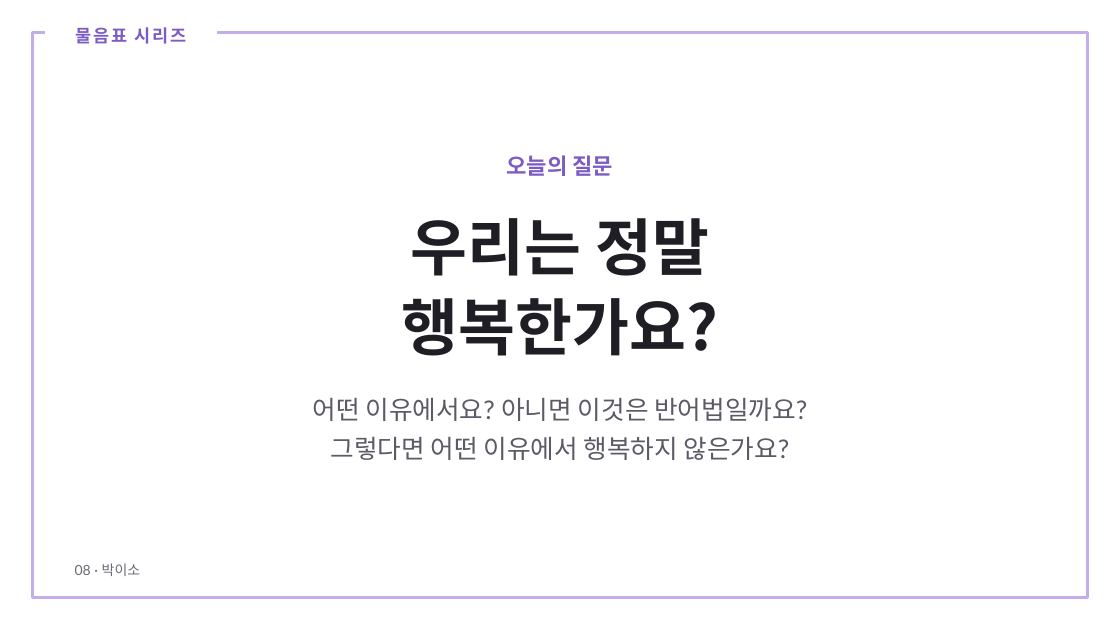
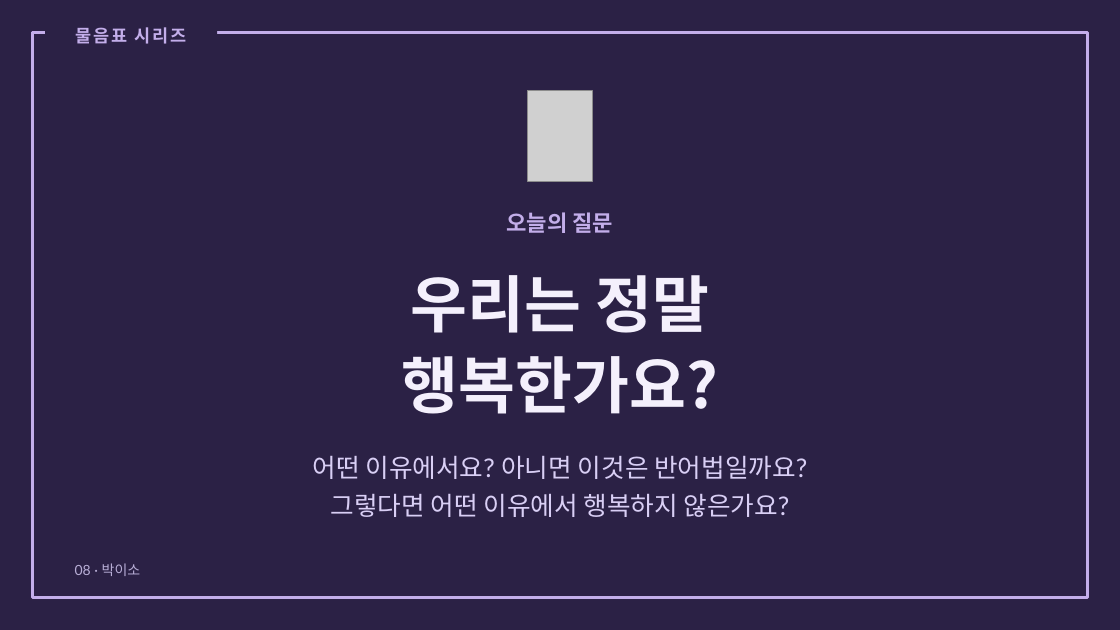
Before and after one commit to joyhanju/joyhanju.github.io, a slide deck: slide 86 of materials/this-is-art/이것도미술이에요_수업PPT.pptx (slide 82 before the commit). Drawn at 1120x630 pixels with LibreOffice and Linux fonts; fonts in the diff are those of the drawing; grey boxes stand for pictures. Boxes give left, top, right and bottom in pixels: in the first picture for what was removed or moved away, otherwise in the second. Text is boxed around its words. In the diff, an @@ line names an element or a change of style, - is before the commit and + after.

```diff
--- a/materials/this-is-art/이것도미술이에요_수업PPT.pptx
+++ b/materials/this-is-art/이것도미술이에요_수업PPT.pptx
@@ background #FFFFFF to #2B2145 @@
@@ text "물음표 시리즈" at [76,27,187,44]: text colour #7C5CC4 to #C3AEEA @@
@@ picture added at [528,91,592,182] @@
@@ text "오늘의 질문" at [507,212,614,233]: text colour #7C5CC4 to #C3AEEA @@
@@ 3 texts: place and size @@
-3 texts at [313,155,807,460]
+3 texts at [313,212,807,517]
@@ text "우리는 정말" at [402,275,718,414]: text colour #1E1E24 to #F4F0FC @@
@@ text "어떤 이유에서요? 아니면 이것은 반어법일까요?" at [313,456,807,517]: text colour #5B5B66 to #D9CFF5 @@
@@ text "08 · 박이소" at [75,563,141,576]: text colour #6B6B75 to #B8AED6 @@
```
Also in this commit, not shown: 22 other slides changed, 7 slides added, 1 other file.
